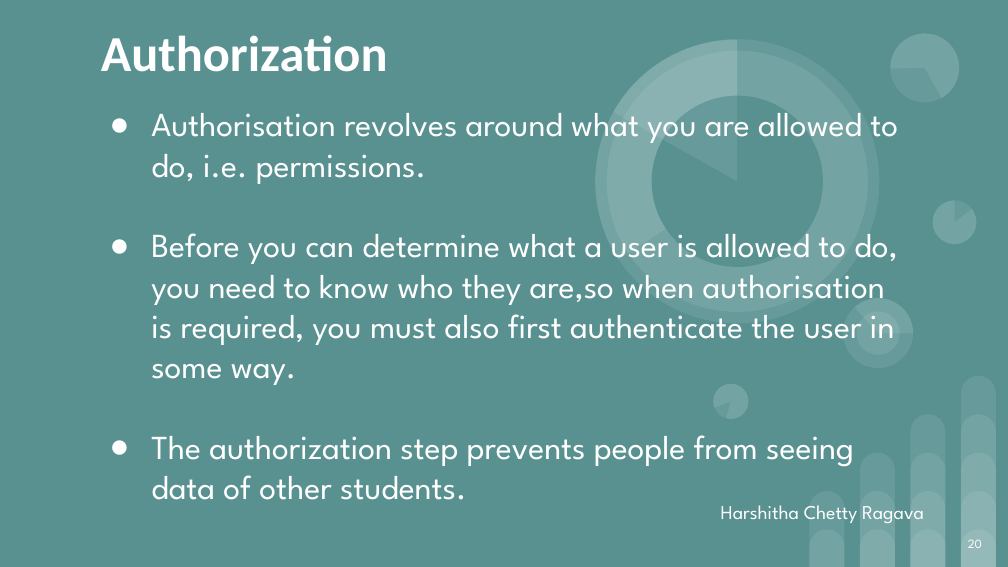
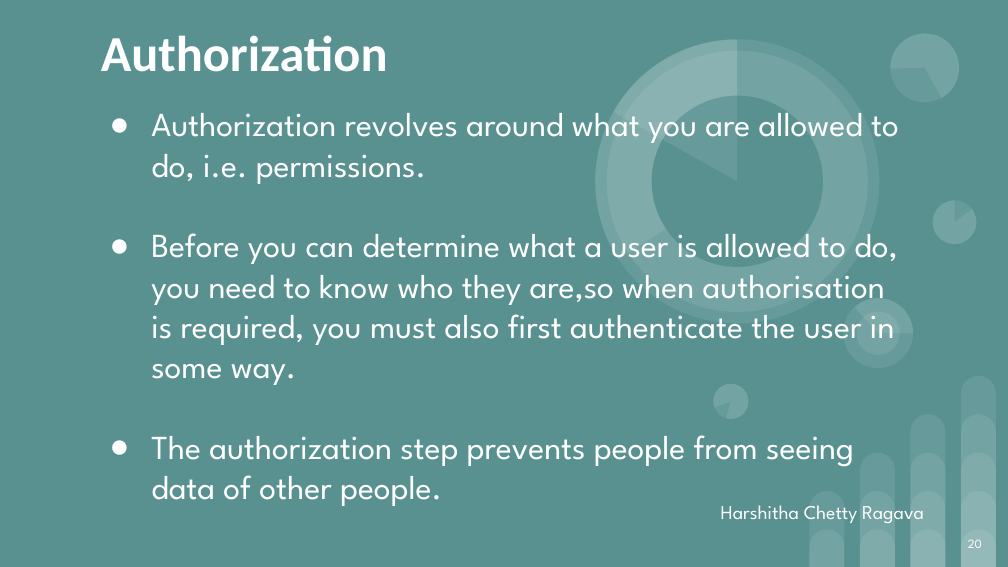
Before and after one commit to HarshithaChettyRagava/WebAuthentication, a slide deck: slide 20 of C # Presentation.pptx. Drawn at 1008x567 pixels with LibreOffice and Linux fonts; fonts in the diff are those of the drawing. Boxes give left, top, right and bottom in pixels: in the first picture for what was removed or moved away, otherwise in the second. Text is boxed around its words. In the diff, an @@ line names an element or a change of style, - is before the commit and + after.

```diff
--- a/C # Presentation.pptx
+++ b/C # Presentation.pptx
@@ subtitle at bbox=[151, 113, 899, 184]: text changed @@
-● Authorisation revolves around what you are allowed to do, i.e. permissions.
+● Authorization revolves around what you are allowed to do, i.e. permissions.
@@ subtitle at bbox=[151, 435, 854, 506]: text changed @@
-● The authorization step prevents people from seeing data of other students.
+● The authorization step prevents people from seeing data of other people.
```
Also in this commit, not shown: 2 other slides changed, 28 other files.
